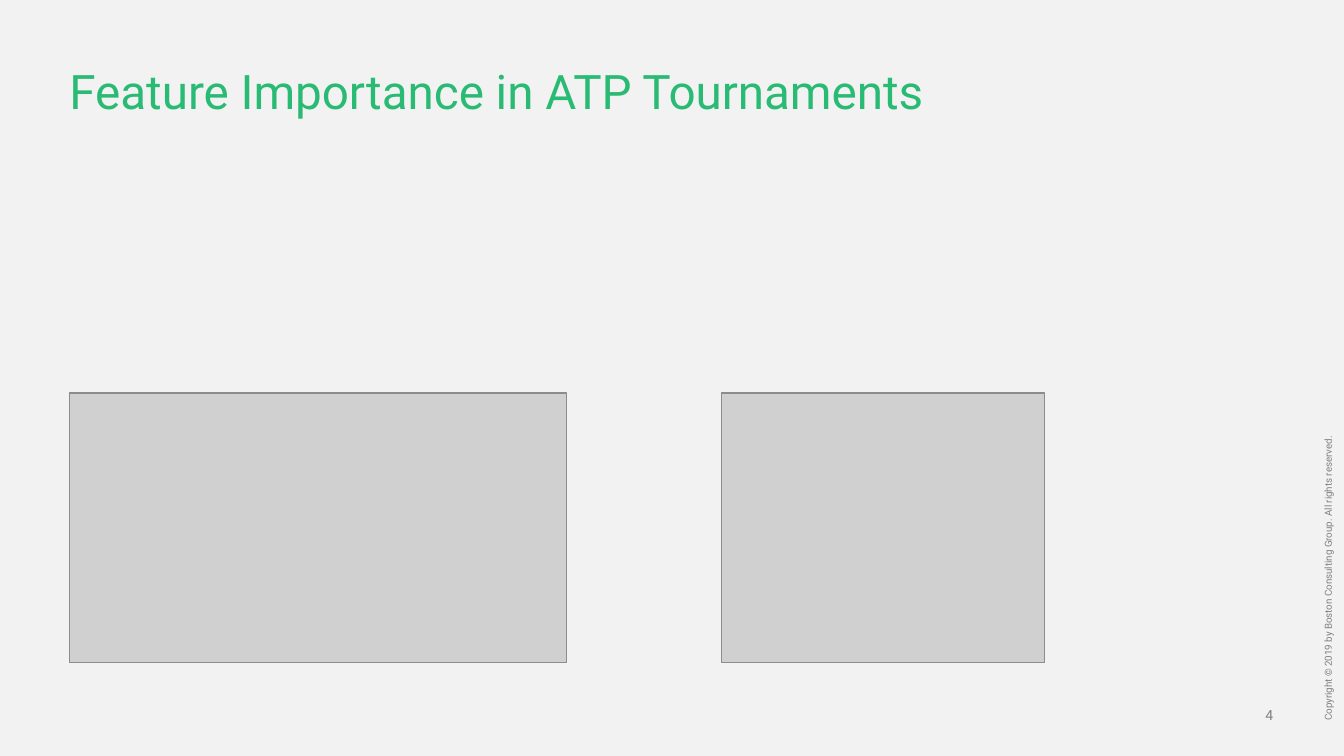
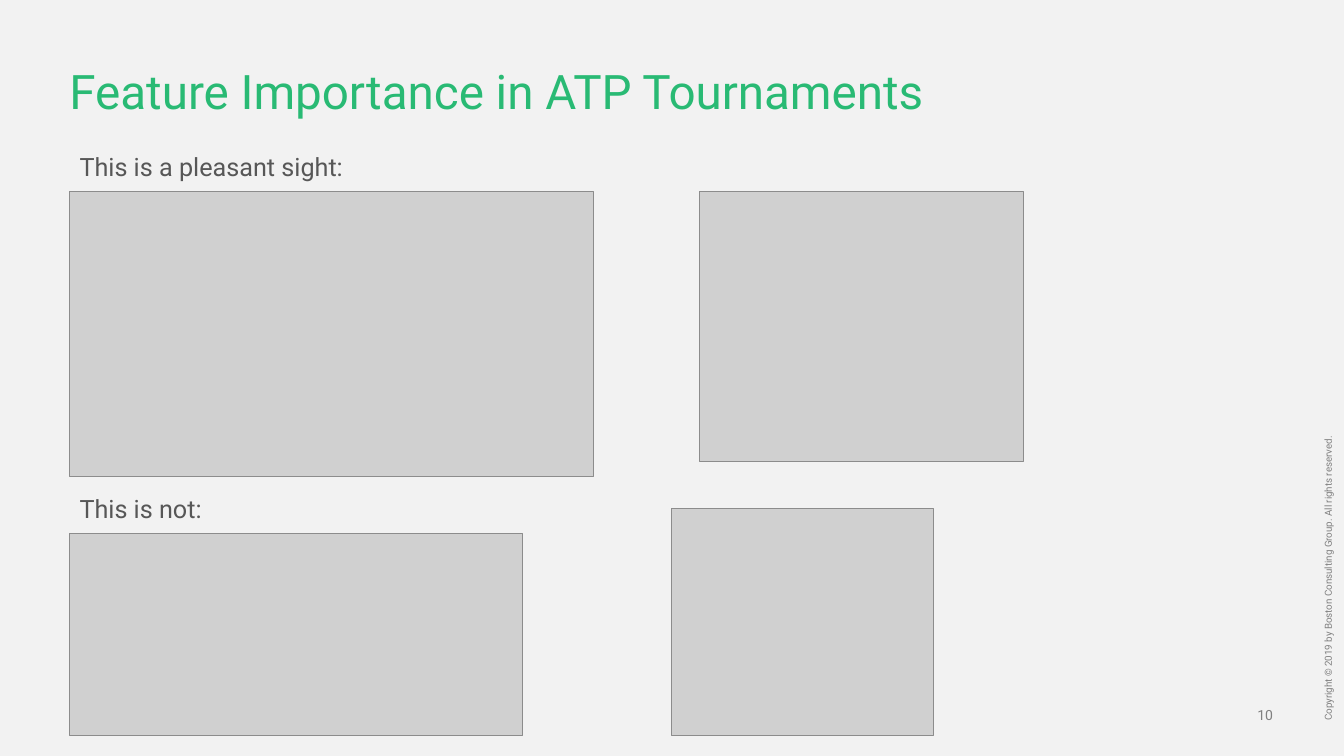
Before and after one commit to Ajosephs116/Final-Project---Machine-Learning, a slide deck: slide 11 of Machine Learning Project.pptx (slide 5 before the commit). Drawn at 1344x756 pixels with LibreOffice and Linux fonts; fonts in the diff are those of the drawing; grey boxes stand for pictures. Boxes give left, top, right and bottom in pixels: in the first picture for what was removed or moved away, otherwise in the second. Text is boxed around its words. In the diff, an @@ line names an element or a change of style, - is before the commit and + after.

```diff
--- a/Machine Learning Project.pptx
+++ b/Machine Learning Project.pptx
@@ text added at [80,157,342,181], 18 pt, text #575757 @@
+This is a pleasant sight:
@@ picture: place and size @@
-picture at [70,393,567,663]
+picture at [70,192,594,477]
@@ picture: place and size @@
-picture at [722,393,1046,663]
+picture at [700,192,1023,462]
@@ text added at [80,499,202,518], 18 pt, text #575757 @@
+This is not:
@@ picture added at [671,508,934,736] @@
@@ picture added at [70,533,523,736] @@
@@ page number at [1257,710,1273,720]: text changed @@
-4
+10
```
Also in this commit, not shown: 1 other slide changed, 1 slide added, 3 other files.
